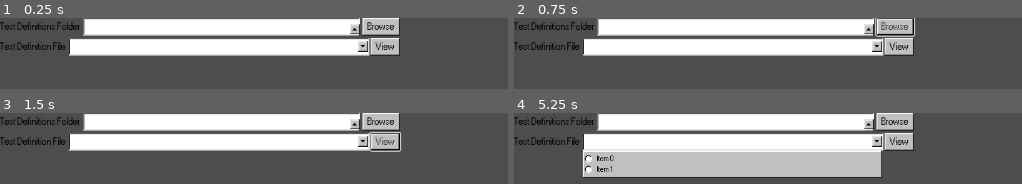
Above: before the commit, frames 1-4 (two rows, left to right).
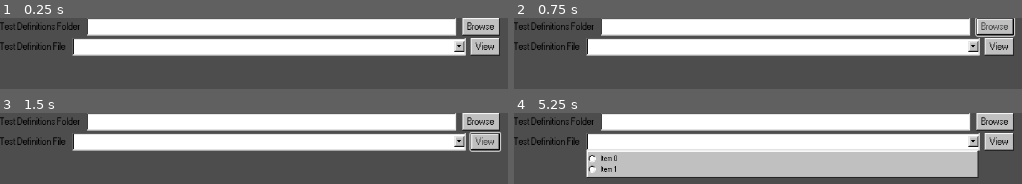
Above: after the commit, the same moments.

Repository: abaker-skudlarek/Tdfe
Game: Godot game, scene res://Scenes/FileSelector/file_selector.tscn
Same seed, same stepped clock (60 frames per second), same inputs: the game is played once before the commit and once after it.
Inputs (mouse positions are in pixels of both pictures, inside the frame that each line leads up to; where the layout moved, square brackets give the same spot in the first picture):
- Up to frame 1 (0.25 s): no input
- Up to frame 2 (0.75 s): click "Browse" at 0.5 s
- Up to frame 3 (1.5 s): click "View" at 1.25 s
- Up to frame 4 (5.25 s): click "Browse" at 2 s; click "View" at 2.75 s; click "Browse" at 3.5 s; click "View" at 4.25 s; click (783, 141) [732, 141] at 5 s

The runs differ from the first frame. In frame 1, 14% of the frame differs, in the area x 13-99%, y 0-54%; in frame 2, 14%; in frame 3, 14%; in frame 4, 22%, in the area x 13-99%, y 0-92%.

Commit message:
changing to textedit to lineedit

Diff:
--- a/GUI/theme.tres
+++ b/GUI/theme.tres
@@ -534,6 +534,7 @@
 CheckButton/styles/hover_pressed = SubResource("StyleBoxEmpty_53mcq")
 CheckButton/styles/normal = SubResource("StyleBoxEmpty_10nrd")
 CheckButton/styles/pressed = SubResource("StyleBoxEmpty_udmbm")
+HBoxContainer/constants/separation = 10
 HScrollBar/icons/decrement = ExtResource("9_o6or4")
 HScrollBar/icons/decrement_highlight = ExtResource("9_o6or4")
 HScrollBar/icons/decrement_pressed = ExtResource("9_o6or4")
--- a/Scenes/FileSelector/file_selector.tscn
+++ b/Scenes/FileSelector/file_selector.tscn
@@ -1,8 +1,8 @@
 [gd_scene format=3 uid="uid://chvi6kdnyjmr7"]
 
 [node name="FileSelector" type="VBoxContainer"]
-offset_right = 640.0
-offset_bottom = 31.0
+offset_right = 800.0
+offset_bottom = 67.0
 
 [node name="FolderBrowser" type="HBoxContainer" parent="."]
 layout_mode = 2
@@ -11,7 +11,7 @@
 layout_mode = 2
 text = "Test Definitions Folder"
 
-[node name="TextEdit" type="TextEdit" parent="FolderBrowser"]
+[node name="LineEdit" type="LineEdit" parent="FolderBrowser"]
 layout_mode = 2
 size_flags_horizontal = 3
 
